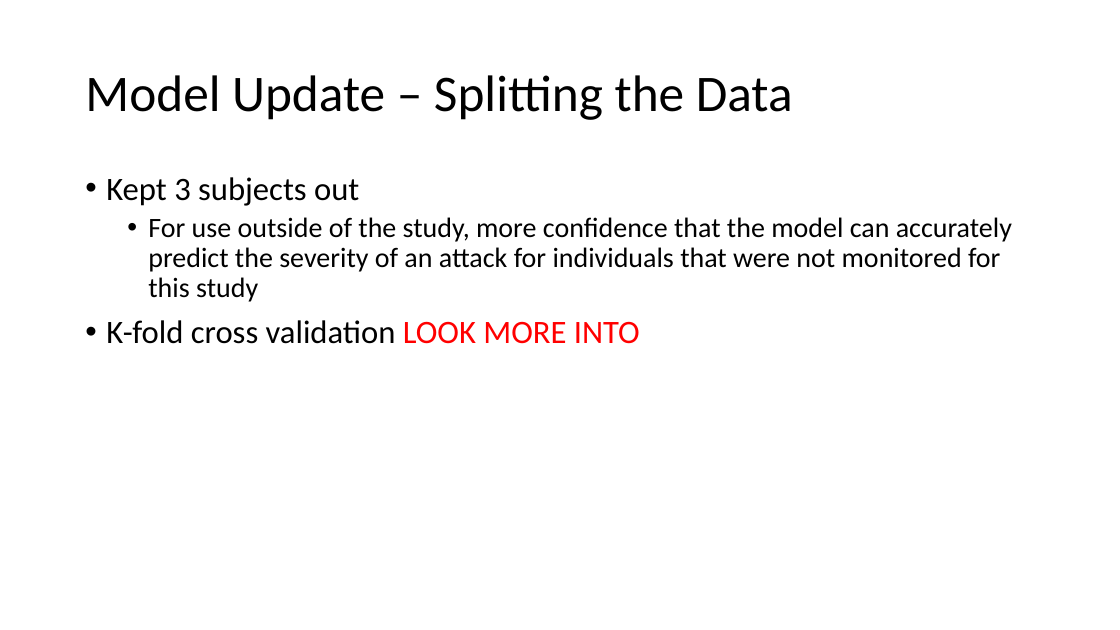
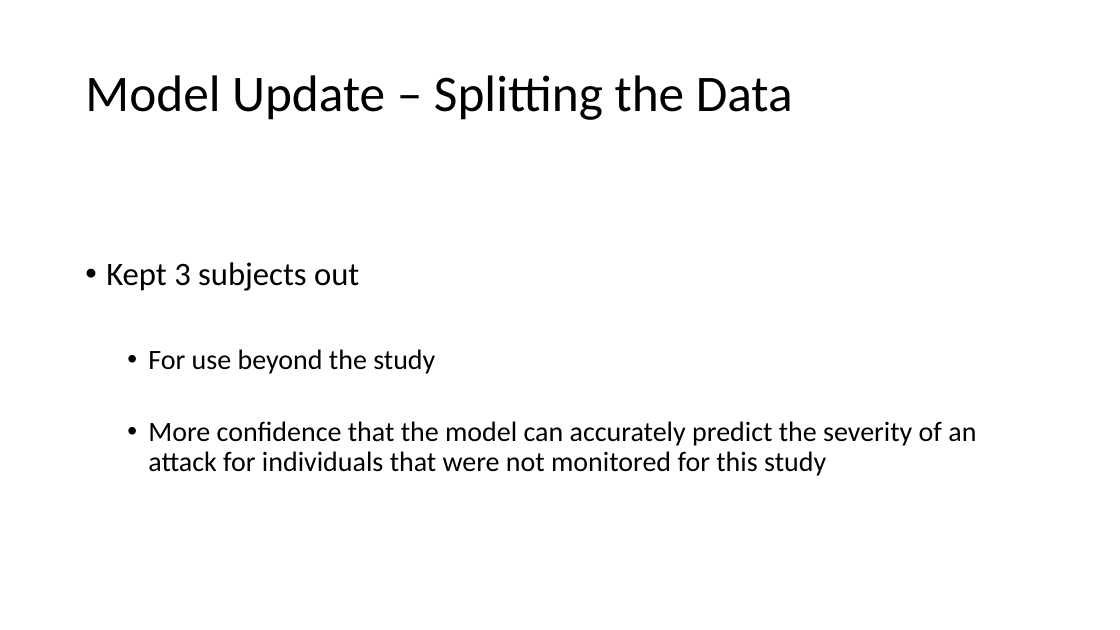
Before and after one commit to donaldsonm731/Asthma_Prediction, a slide deck: slide 10 of Mid_Semester_Pres.pptx. Drawn at 1120x630 pixels with LibreOffice and Linux fonts; fonts in the diff are those of the drawing. Boxes give left, top, right and bottom in pixels: in the first picture for what was removed or moved away, otherwise in the second. Text is boxed around its words. In the diff, an @@ line names an element or a change of style, - is before the commit and + after.

```diff
--- a/Mid_Semester_Pres.pptx
+++ b/Mid_Semester_Pres.pptx
@@ text "Kept 3 subjects out" at [106,262,976,476]: vertical alignment top to middle @@
@@ text at [148,349,976,476]: text changed @@
-  • For use outside of the study, more confidence that the model can accurately predict the severity of an attack for individuals that were not monitored for this study
-• K-fold cross validation LOOK MORE INTO
+  • For use beyond the study
+  • More confidence that the model can accurately predict the severity of an attack for individuals that were not monitored for this study
```
Also in this commit, not shown: 4 other slides changed.
